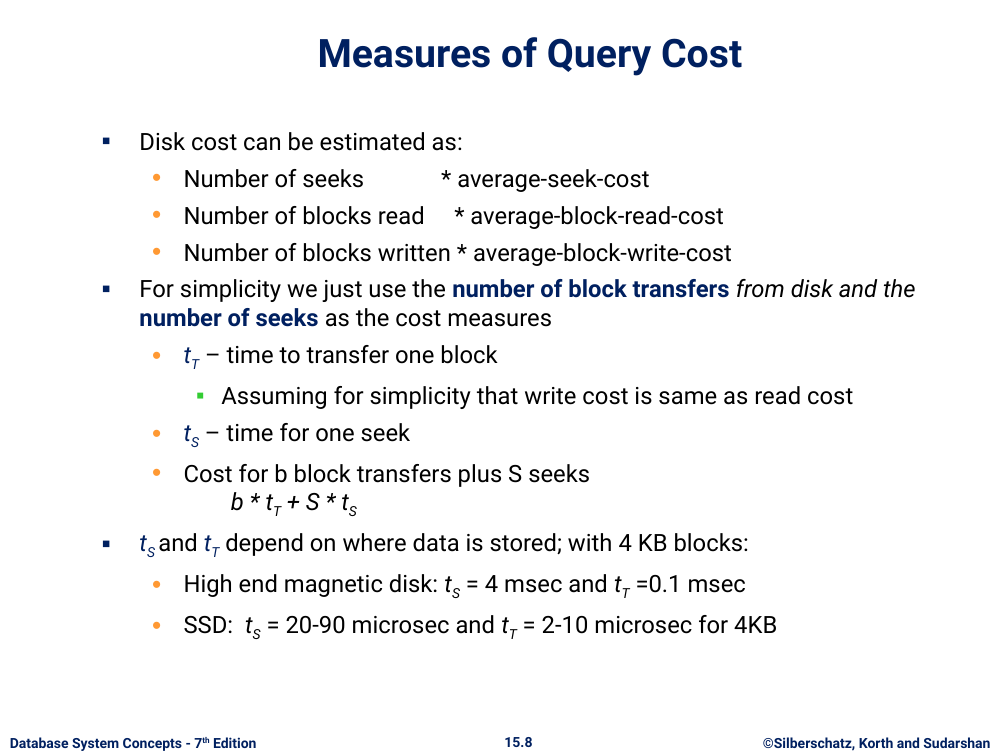
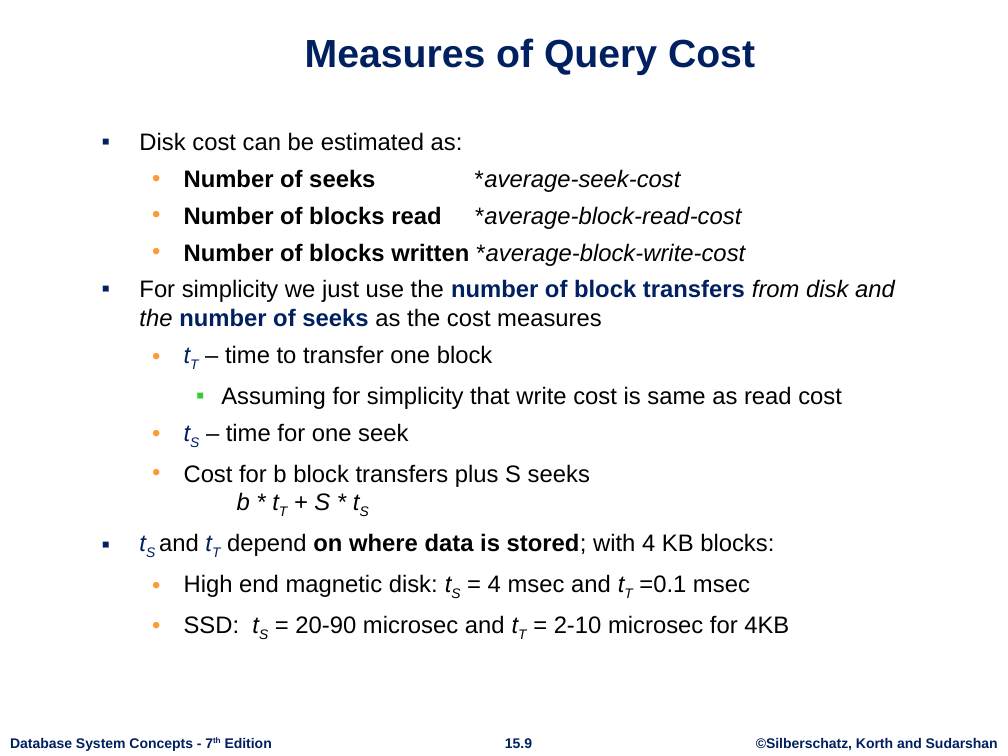
Before and after one commit to rizveeredwan/course-contents, a slide deck: slide 9 of CSE-3104/ch15.pptx (slide 8 before the commit). Drawn at 1008x756 pixels with LibreOffice and Linux fonts; fonts in the diff are those of the drawing; background and template pictures are left out. Boxes give left, top, right and bottom in pixels: in the first picture for what was removed or moved away, otherwise in the second. Text is boxed around its words. In the diff, an @@ line names an element or a change of style, - is before the commit and + after.

```diff
--- a/CSE-3104/ch15.pptx
+++ b/CSE-3104/ch15.pptx
@@ title "Measures of Query Cost" at (305,38,755,75): font Roboto to Arial @@
@@ text at (139,132,895,634): font Roboto to Arial in "Disk cost can be estimated as:", "For simplicity we just use the number ...", "tT – time to transfer one block", "Assuming for simplicity that write cost is ..." and 5 more places; bold on in "on where data is stored;"; less space between paragraphs @@
@@ text at (184,169,745,266): text changed; font Roboto to Arial; italic on @@
-  • Number of seeks * average-seek-cost
-  • Number of blocks read * average-block-read-cost
-  • Number of blocks written * average-block-write-cost
+  • Number of seeks *average-seek-cost
+  • Number of blocks read *average-block-read-cost
+  • Number of blocks written *average-block-write-cost
@@ text "Database System Concepts - 7th ..." at (10,738,272,751): font Roboto to Arial; less space between paragraphs @@
@@ page number at (505,738,532,748): text changed; font Roboto to Arial @@
-15.8
+15.9
@@ text "©Silberschatz, Korth and Sudarshan" at (756,738,998,751): font Roboto to Arial; less space between paragraphs @@
```
Also in this commit, not shown: 62 other slides changed, 17 slides added.
